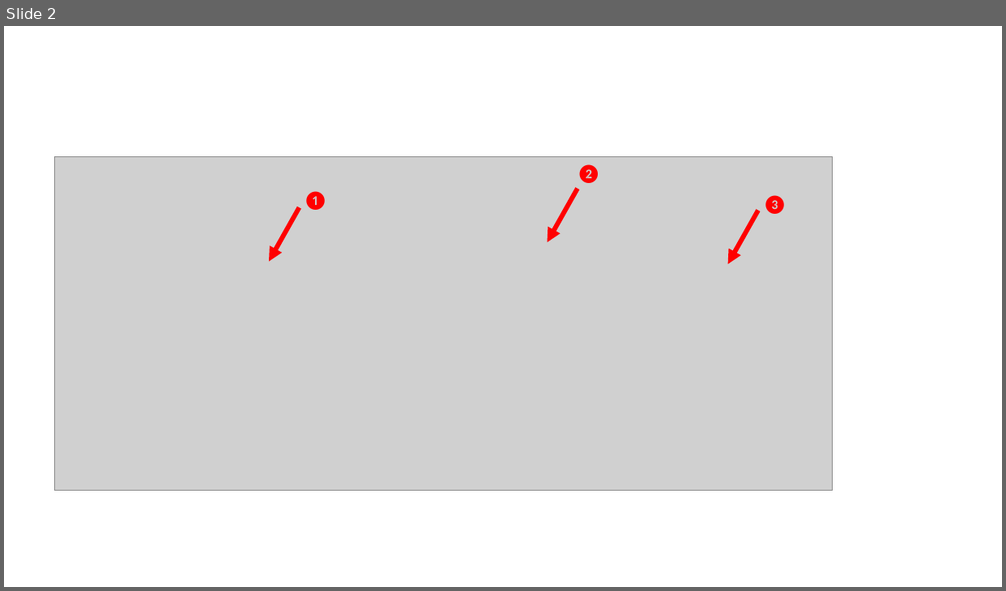
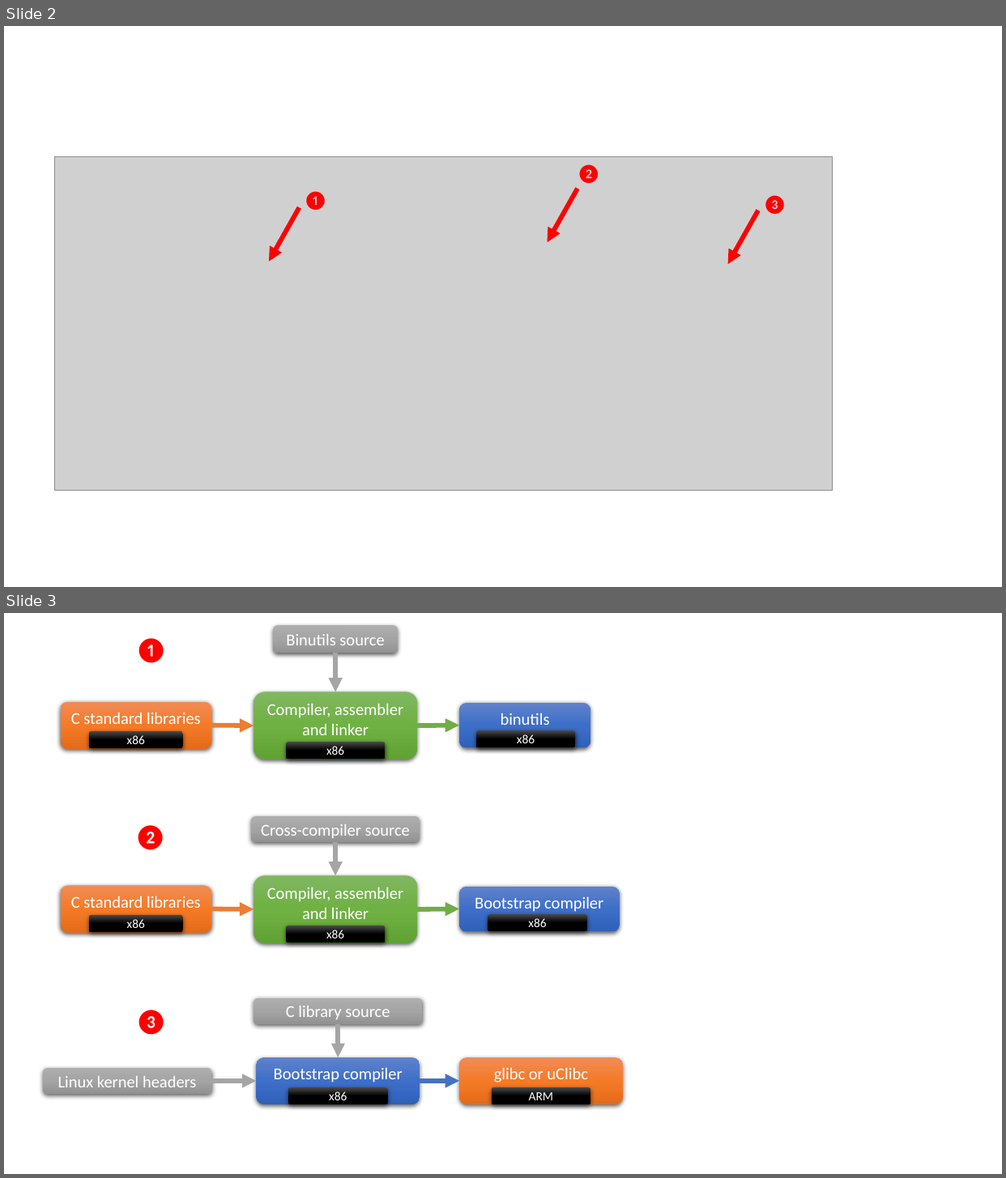
Before and after one commit to BioBoost/multimediatechnieken, a slide deck: figures.pptx. Shown one above the other, each under a label of ours: slide 2 before the commit, slides 2 and 3 after it. The pictures are 1006x591 and 1006x1178 pixels, drawn with LibreOffice and Linux fonts; fonts in the diff are those of the drawing; grey boxes stand for pictures. Boxes give left, top, right and bottom in pixels: in the first picture for what was removed or moved away, otherwise in the second. Text is boxed around its words. In the diff, an @@ line names an element or a change of style, - is before the commit and + after.

```diff
--- a/figures.pptx
+++ b/figures.pptx
@@ slide 3 added at box(4, 613, 1002, 1174), background #FFFFFF @@
@@ group added at box(60, 625, 590, 759): 7 rounded rectangles, 3 arrows, 1 text @@
+Binutils source
+Compiler, assembler and linker
+x86
+C standard libraries
+x86
+binutils
+x86
+❶
@@ group added at box(60, 816, 620, 943): 7 rounded rectangles, 3 arrows, 1 text @@
+Cross-compiler source
+Compiler, assembler and linker
+x86
+C standard libraries
+x86
+Bootstrap compiler
+x86
+❷
@@ group added at box(43, 999, 622, 1105): 6 rounded rectangles, 3 arrows, 1 text @@
+C library source
+Bootstrap compiler
+x86
+glibc or uClibc
+ARM
+Linux kernel headers
+❸
```
Also in this commit, not shown: 1 other slide added, 6 other files.
